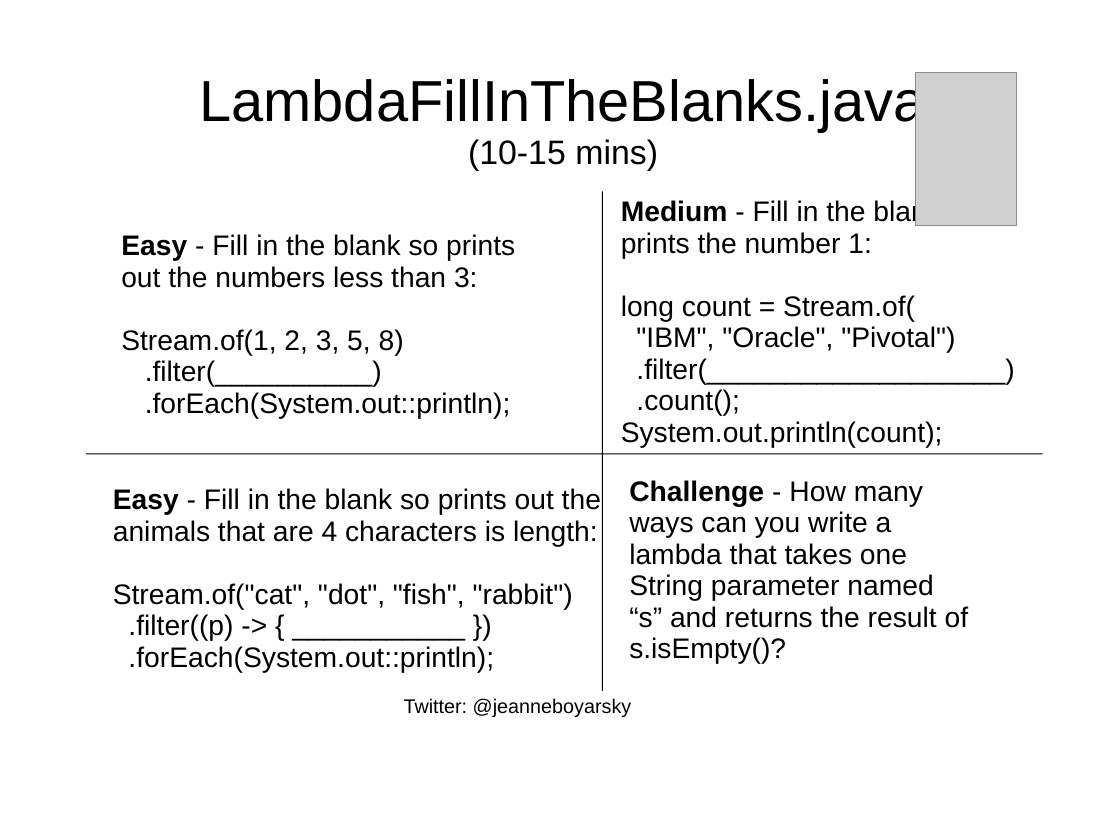
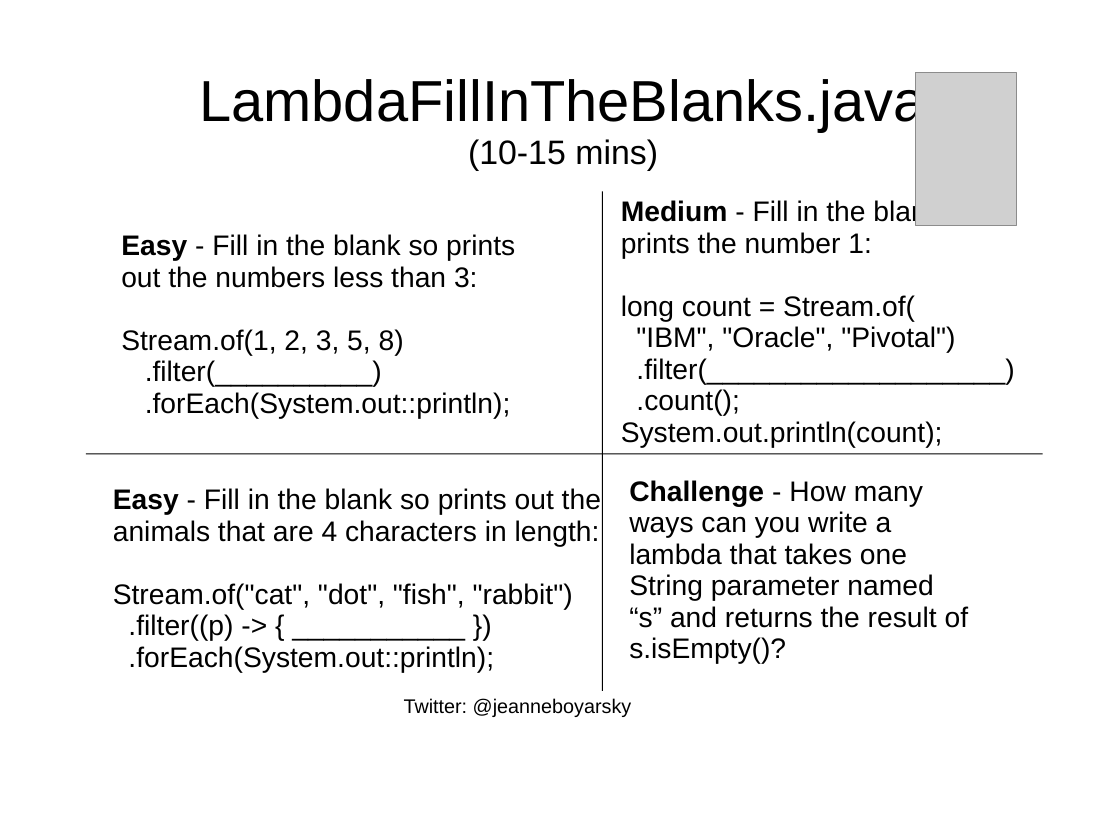
Before and after one commit to boyarsky/java-8-streams-by-puzzles, a slide deck: slide 12 of docs/Slides.ppt. Drawn at 1120x840 pixels with LibreOffice and Linux fonts; fonts in the diff are those of the drawing; grey boxes stand for pictures; background and template pictures are left out. Boxes give left, top, right and bottom in pixels: in the first picture for what was removed or moved away, otherwise in the second. Text is boxed around its words. In the diff, an @@ line names an element or a change of style, - is before the commit and + after.

```diff
--- a/docs/Slides.ppt
+++ b/docs/Slides.ppt
@@ text at [113, 520, 600, 547]: text changed @@
-animals that are 4 characters is length:
+animals that are 4 characters in length:
```
Also in this commit, not shown: 8 other slides changed, 3 other files.
